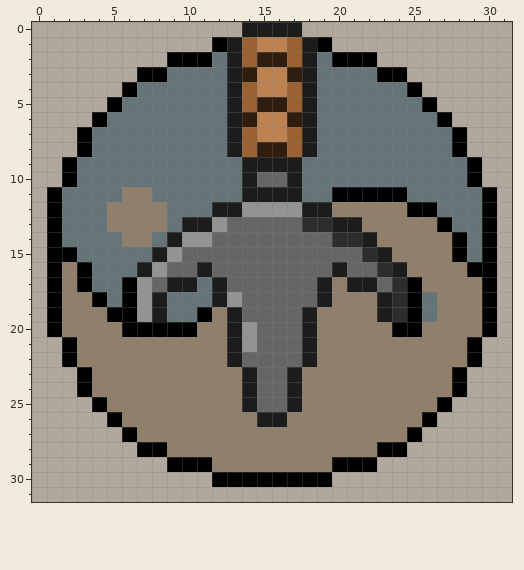
Two versions of one pixel-art sprite, SlayTheDungeon/Assets/Textures/Resources/Cards/ThrowKnife.png. The picture above is the old version.
The file is 32x32 pixels. Colours within 5 levels of each other are drawn and written as one.
After:
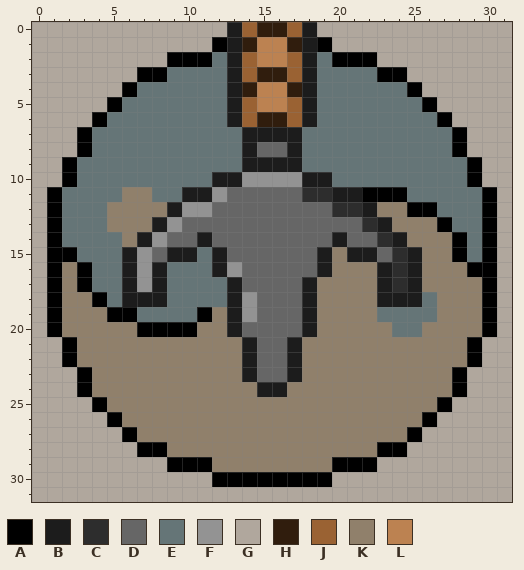
Palette (. is transparent): A #000000  B #1c1c1c  C #2d2d2d  D #666666  E #657577  F #939393  G #b0a79d  H #301d0d  J #9a6233  K #90806b  L #bc8251
From old to new:
Changed rows in their new state; - is an unchanged pixel.
first column x 6:
 0 -------BJHHJB-------
 1 --------H--H--------
 2 ---------LL---------
 3 --------JHHJ--------
 4 --------H--H--------
 5 ---------LL---------
 6 --------JHHJ--------
 7 -------EBBBBE-------
 8 -------EBDDBE-------
10 ------BBFFFFBB------
11 ----BBFDDDDDCCBB----
12 ---BFFDDDDDDDDCCB---
13 --BFDDD-----DDDDCB--
14 -BFDDB--------BDDCB-
15 BFDBBEB------BKBBDCB
16 BFBEEEBF-----BKKKBCB
17 B-BEE-EB----BK-KKB-B
18 BB----EBF---BK----BB
19 -EE-----F--------EEE
20 K-------D---------EE
21 -------KB--BK-------
22 -------KB--BK-------
24 --------KBBK--------
25 --------KKKK--------
26 ---------KK---------
